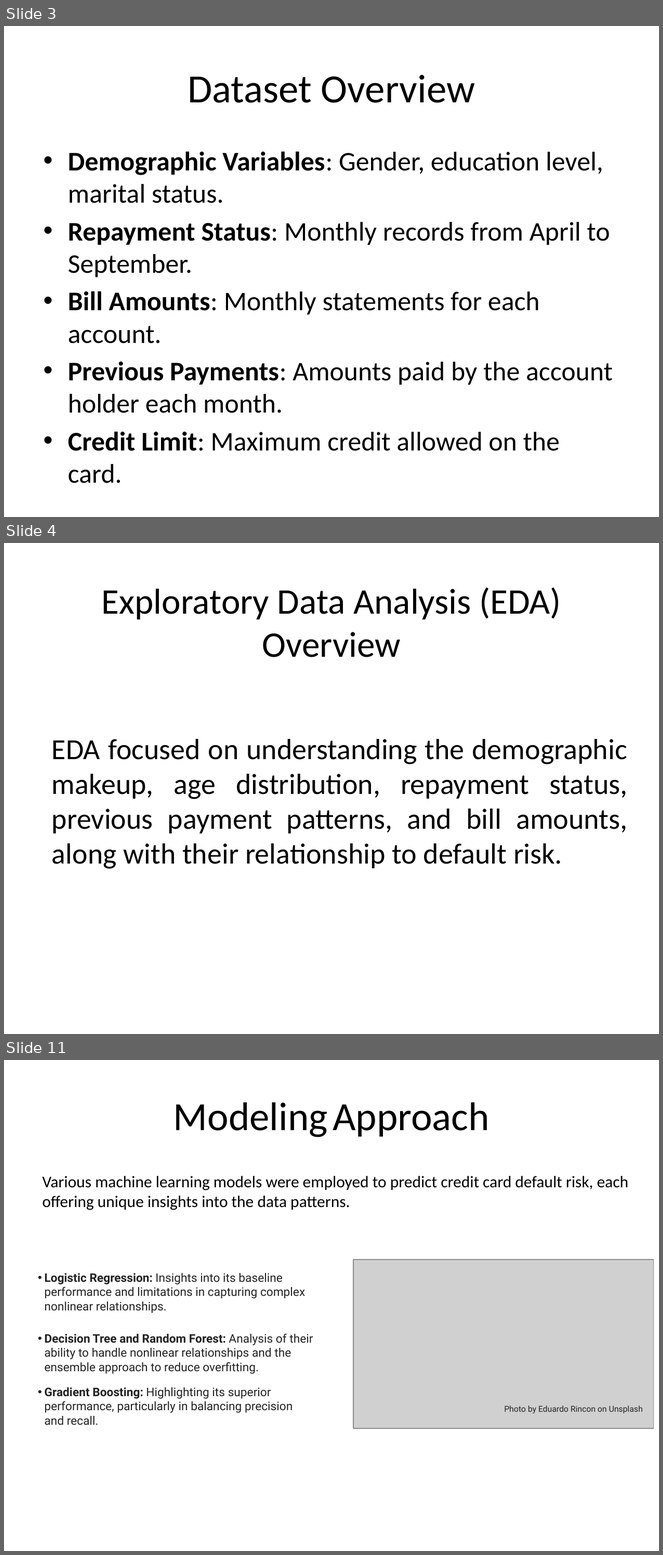
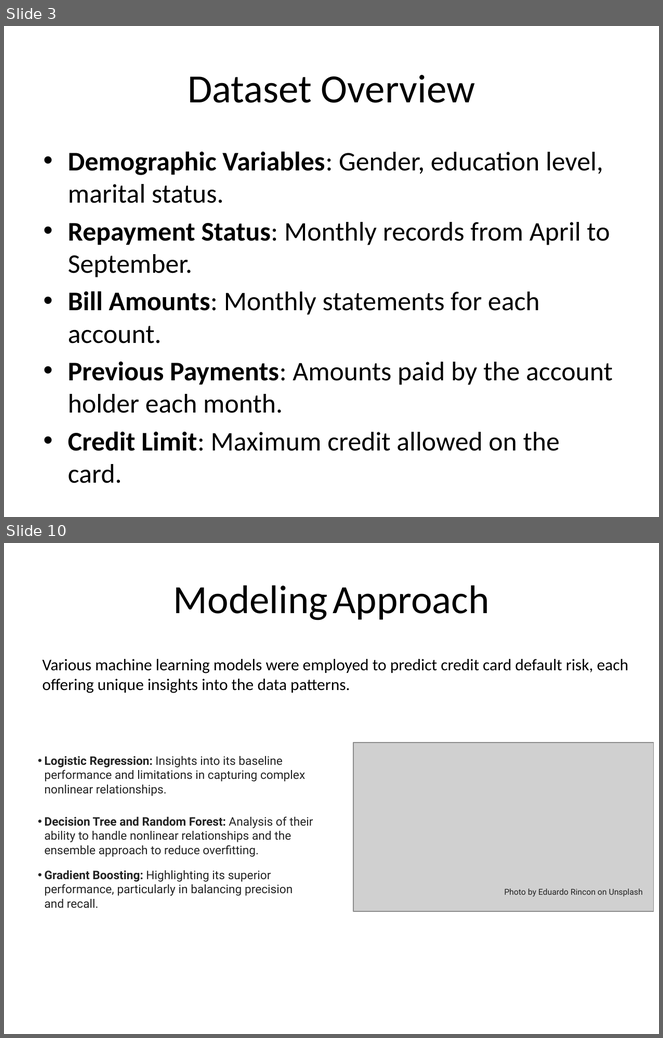
Before and after one commit to leoadkn/Springboard-Capstone-2, a slide deck: Report/Final Presentation.pptx. Shown one above the other, each under a label of ours: slides 3, 4 and 11 before the commit, slides 3 and 10 after it; the slides between them are not shown. The pictures are 663x1555 and 663x1038 pixels, drawn with LibreOffice and Linux fonts; fonts in the diff are those of the drawing; grey boxes stand for pictures. Boxes give left, top, right and bottom in pixels: in the first picture for what was removed or moved away, otherwise in the second. Text is boxed around its words. In the diff, an @@ line names an element or a change of style, - is before the commit and + after.

```diff
--- a/Report/Final Presentation.pptx
+++ b/Report/Final Presentation.pptx
@@ slide 4 removed at box(4, 543, 659, 1034), background #FFFFFF @@
@@ title removed at box(102, 587, 561, 657) @@
-Exploratory Data Analysis (EDA) Overview
@@ text removed at box(52, 739, 628, 869) @@
-EDA focused on understanding the demographic makeup, age distribution, repayment status, previous payment patterns, and bill amounts, along with their relationship to default risk.
@@ what was slide 11 is now slide 10 @@
```
Also in this commit, not shown: 6 slides changed, 2 slides added, 2 other slides removed.
